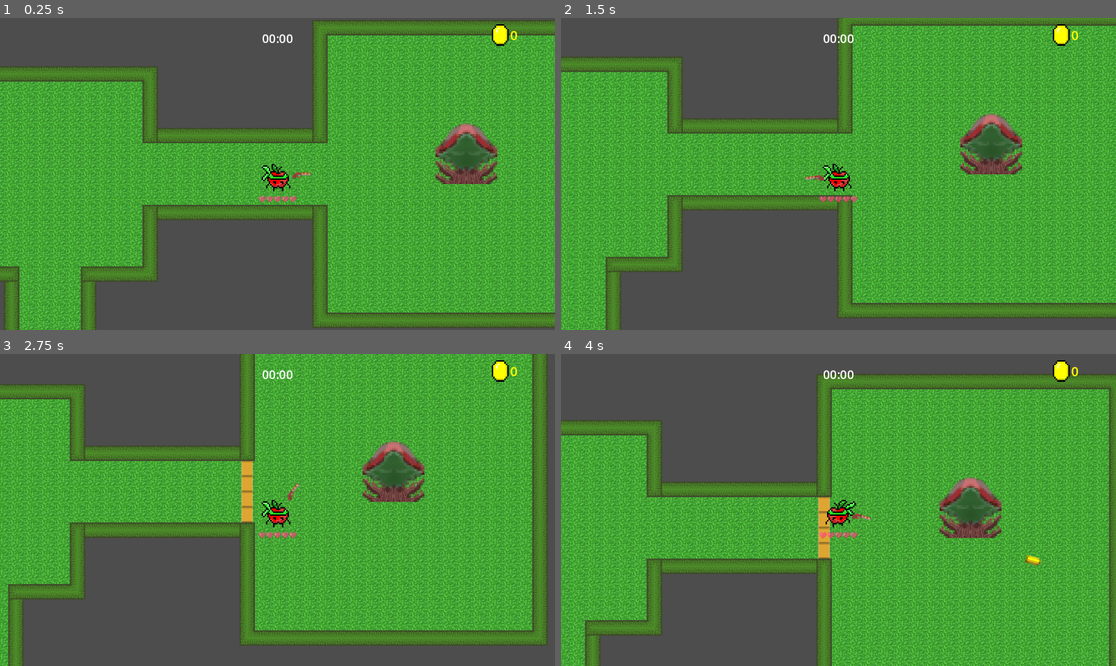
Above: before the commit, frames 1-4 (two rows, left to right).
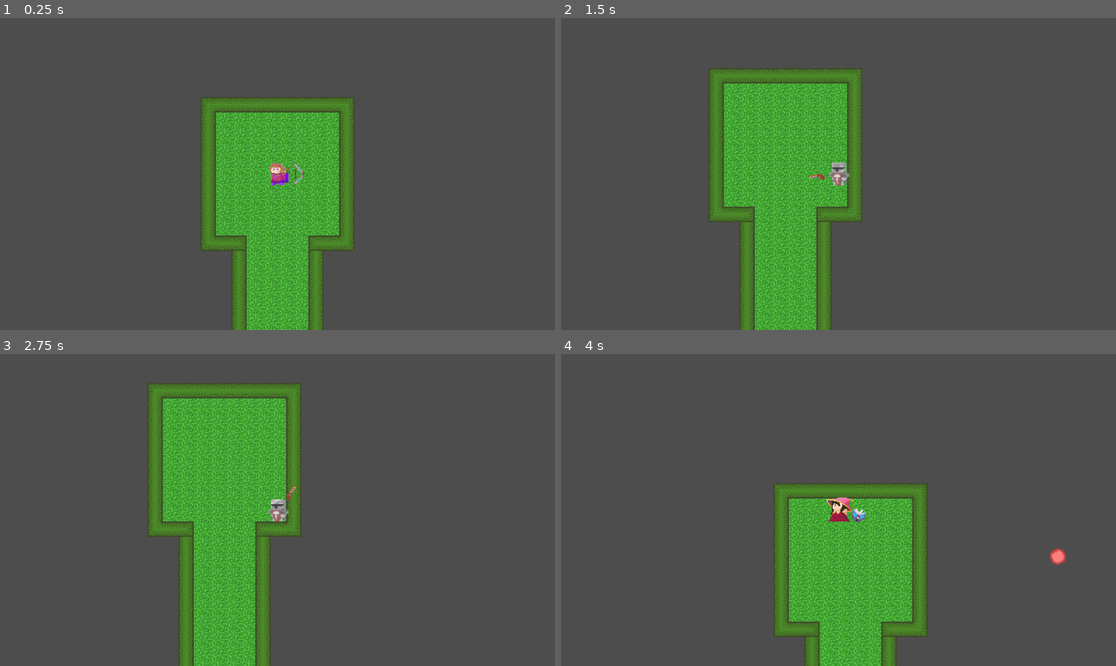
Above: after the commit, the same moments.

Repository: felixtjahyadi/halustudio
Game: Godot game, scene res://scenes/Map/Level/Level 2.tscn
Same seed, same stepped clock (60 frames per second), same inputs: the game is played once before the commit and once after it. This scene is started directly instead of the project's main scene. Sound files missing from this copy of the repository are replaced by a short silence.
Inputs (mouse positions are in pixels of both pictures, inside the frame that each line leads up to):
- Up to frame 1 (0.25 s): no input
- Up to frame 2 (1.5 s): move the mouse to (960, 158) at 0.52 s; hold D (right) 0.53-1.28 s; click (960, 158) at 0.6 s; move the mouse to (727, 189) at 1.27 s; hold S (down) from 1.28 s (still down); tap Q (swap) at 1.35 s
- Up to frame 3 (2.75 s): tap Enter at 2 s; move the mouse to (333, 441) at 2.02 s; release S (down) at 2.03 s; hold D (right) from 2.03 s (still down); click (333, 441) at 2.1 s
- Up to frame 4 (4 s): move the mouse to (810, 572) at 2.77 s; release D (right) at 2.78 s; hold W (up) 2.78-3.53 s; tap Q (swap) at 2.85 s; move the mouse to (1005, 556) at 3.52 s; hold A (left) from 3.53 s (still down); click (1005, 556) at 3.6 s

The runs differ from the first frame. In frame 1, 77% of the frame differs, in the area x 0-100%, y 0-100%; in frame 2, 80%; in frame 3, 75%; in frame 4, 67%.

Commit message:
fix: camera follow character and detect "player" group

Diff:
--- a/scenes/Enemy/Boss/CorruptedTreeGuardian.tscn
+++ b/scenes/Enemy/Boss/CorruptedTreeGuardian.tscn
@@ -77,6 +77,3 @@
 
 [node name="CollisionShapeD2" type="CollisionShape2D" parent="HurtBox"]
 shape = SubResource("CapsuleShape2D_8sr62")
-
-[node name="Camera2D" type="Camera2D" parent="."]
-visible = false
--- a/scenes/Map/Level/Level 1.tscn
+++ b/scenes/Map/Level/Level 1.tscn
@@ -1,13 +1,15 @@
-[gd_scene load_steps=9 format=3 uid="uid://c3d1ov44reo7d"]
+[gd_scene load_steps=11 format=3 uid="uid://c3d1ov44reo7d"]
 
 [ext_resource type="PackedScene" uid="uid://c0nuxoqqoqbde" path="res://scenes/Map/Room/1/1-1.tscn" id="1_ckb1b"]
 [ext_resource type="PackedScene" uid="uid://c3h8kyqjwwqi1" path="res://scenes/Map/Room/transition/TransitionH.tscn" id="1_qbtoq"]
 [ext_resource type="PackedScene" uid="uid://cpolnt1n00ra" path="res://scenes/Map/Room/transition/TransitionV.tscn" id="2_7lcrq"]
-[ext_resource type="PackedScene" uid="uid://bky7hirsru46f" path="res://scenes/Player/player.tscn" id="2_66q5u"]
 [ext_resource type="PackedScene" uid="uid://boh7xpne8v8n1" path="res://scenes/Map/Room/3/3-123.tscn" id="5_f6kvy"]
 [ext_resource type="PackedScene" uid="uid://bfvojt4y1ba3h" path="res://scenes/Map/Room/1/1-3.tscn" id="7_jioex"]
 [ext_resource type="PackedScene" uid="uid://bpksiove5g5iw" path="res://scenes/Map/Room/2/2-13.tscn" id="7_wn1tw"]
+[ext_resource type="PackedScene" uid="uid://drsoa466bigti" path="res://scenes/Player/three_characters.tscn" id="8_wp32q"]
 [ext_resource type="PackedScene" uid="uid://baed4td4m8wpf" path="res://scenes/Map/Room/1/3-0.tscn" id="8_y7tcb"]
+[ext_resource type="PackedScene" uid="uid://kxp25rllhgyv" path="res://scenes/Player/Archie.tscn" id="9_q15d3"]
+[ext_resource type="PackedScene" uid="uid://ddm87ipcchlfw" path="res://scenes/Player/Morin.tscn" id="10_bk0kd"]
 
 [node name="Level1" type="Node2D"]
 
@@ -43,4 +45,6 @@
 [node name="Room1" parent="Rooms" instance=ExtResource("8_y7tcb")]
 position = Vector2(1472, 896)
 
-[node name="Player" parent="." instance=ExtResource("2_66q5u")]
+[node name="ThreeCharacters" parent="." instance=ExtResource("8_wp32q")]
+character1 = ExtResource("9_q15d3")
+character2 = ExtResource("10_bk0kd")
--- a/scenes/Map/Level/Level 2.tscn
+++ b/scenes/Map/Level/Level 2.tscn
@@ -9,7 +9,9 @@
 [ext_resource type="PackedScene" uid="uid://c11p44s35a54q" path="res://scenes/Map/Room/2/3-03.tscn" id="7_c5sno"]
 [ext_resource type="PackedScene" uid="uid://ctht4y64lo5bd" path="res://scenes/Map/Room/3/2-123.tscn" id="8_caj7j"]
 [ext_resource type="PackedScene" uid="uid://cpqwg8bplrhyy" path="res://scenes/Map/Room/boss/3.tscn" id="9_1yxft"]
-[ext_resource type="PackedScene" uid="uid://bky7hirsru46f" path="res://scenes/Player/player.tscn" id="9_faksg"]
+[ext_resource type="PackedScene" uid="uid://drsoa466bigti" path="res://scenes/Player/three_characters.tscn" id="10_vm4bb"]
+[ext_resource type="PackedScene" uid="uid://kxp25rllhgyv" path="res://scenes/Player/Archie.tscn" id="11_203ud"]
+[ext_resource type="PackedScene" uid="uid://ddm87ipcchlfw" path="res://scenes/Player/Morin.tscn" id="12_4bjco"]
 
 [node name="Level1" type="Node2D"]
 
@@ -65,5 +67,6 @@
 lastRoom = true
 levelPath = "WinScreen"
 
-[node name="Player" parent="." instance=ExtResource("9_faksg")]
-position = Vector2(1288, 768)
+[node name="ThreeCharacters" parent="." instance=ExtResource("10_vm4bb")]
+character1 = ExtResource("11_203ud")
+character2 = ExtResource("12_4bjco")
--- a/scenes/Player/Archie.tscn
+++ b/scenes/Player/Archie.tscn
@@ -299,7 +299,6 @@
 texture_filter = 1
 sprite_frames = SubResource("SpriteFrames_vi1dm")
 animation = &"idle_left"
-frame = 3
 
 [node name="CollisionShape2D" type="CollisionShape2D" parent="."]
 shape = SubResource("CapsuleShape2D_xfye0")
@@ -336,4 +335,6 @@
 [node name="ShootSkill" parent="." instance=ExtResource("8_h0j7f")]
 projectile_scene = ExtResource("9_xplul")
 
+[node name="Camera2D" type="Camera2D" parent="."]
+
 [editable path="Weapon"]
--- a/scenes/Player/Morin.tscn
+++ b/scenes/Player/Morin.tscn
@@ -292,13 +292,14 @@
 radius = 3.0
 height = 16.0
 
-[node name="Morin" type="CharacterBody2D"]
+[node name="Morin" type="CharacterBody2D" groups=["player"]]
 script = ExtResource("1_jlina")
 
 [node name="AnimatedSprite2D" type="AnimatedSprite2D" parent="."]
 texture_filter = 1
 sprite_frames = SubResource("SpriteFrames_vi1dm")
 animation = &"idle_left"
+frame = 2
 
 [node name="CollisionShape2D" type="CollisionShape2D" parent="."]
 shape = SubResource("CapsuleShape2D_xfye0")
@@ -334,4 +335,6 @@
 [node name="ShootSkill" parent="." instance=ExtResource("8_xpdsv")]
 projectile_scene = ExtResource("9_gq6ev")
 
+[node name="Camera2D" type="Camera2D" parent="."]
+
 [editable path="Weapon"]
--- a/scenes/Player/Reina.tscn
+++ b/scenes/Player/Reina.tscn
@@ -290,7 +290,7 @@
 
 [sub_resource type="RectangleShape2D" id="RectangleShape2D_27e52"]
 
-[node name="Reina" type="CharacterBody2D"]
+[node name="Reina" type="CharacterBody2D" groups=["player"]]
 script = ExtResource("1_usv2g")
 
 [node name="AnimatedSprite2D" type="AnimatedSprite2D" parent="."]
@@ -332,4 +332,6 @@
 [node name="ShootSkill" parent="." instance=ExtResource("8_nuxm6")]
 projectile_scene = ExtResource("9_ys2g3")
 
+[node name="Camera2D" type="Camera2D" parent="."]
+
 [editable path="Weapon"]
--- a/scenes/Player/Wade.tscn
+++ b/scenes/Player/Wade.tscn
@@ -285,7 +285,7 @@
 states/Walk/position = Vector2(545, 98)
 transitions = ["Start", "Idle", SubResource("AnimationNodeStateMachineTransition_tn82u"), "Idle", "Walk", SubResource("AnimationNodeStateMachineTransition_2gf2b"), "Walk", "Idle", SubResource("AnimationNodeStateMachineTransition_0m662")]
 
-[node name="Wade" type="CharacterBody2D"]
+[node name="Wade" type="CharacterBody2D" groups=["player"]]
 script = ExtResource("1_6pyor")
 
 [node name="AnimatedSprite2D" type="AnimatedSprite2D" parent="."]
@@ -322,5 +322,7 @@
 [node name="CollisionShape2D" parent="Sword/Area2D" index="0"]
 position = Vector2(25.5, -2)
 
+[node name="Camera2D" type="Camera2D" parent="."]
+
 [editable path="Sword"]
 [editable path="Sword/Area2D"]
--- a/scenes/Player/player.tscn
+++ b/scenes/Player/player.tscn
@@ -9,7 +9,6 @@
 [ext_resource type="Texture2D" uid="uid://drj12skd22c7b" path="res://assets/Enemy/insuranceguy.png" id="6_s6ljq"]
 [ext_resource type="PackedScene" uid="uid://b0r0h3qbro2im" path="res://scenes/Skill/Shoot/shoot_skill.tscn" id="8_16uom"]
 [ext_resource type="PackedScene" uid="uid://otyaqrxusqei" path="res://scenes/Skill/Shoot/Projectile/bullet.tscn" id="9_h5qbh"]
-[ext_resource type="Texture2D" uid="uid://n8y0hk7tyohu" path="res://assets/Weapons/Gun.png" id="10_kl1rj"]
 
 [sub_resource type="AtlasTexture" id="AtlasTexture_w1jvf"]
 atlas = ExtResource("1_w788x")
@@ -113,7 +112,6 @@
 shape = SubResource("CircleShape2D_2rbc7")
 
 [node name="Grab" type="Area2D" parent="."]
-visible = false
 collision_layer = 0
 collision_mask = 8
 
@@ -123,7 +121,6 @@
 shape = SubResource("CircleShape2D_no48i")
 
 [node name="Collect" type="Area2D" parent="."]
-visible = false
 collision_layer = 0
 collision_mask = 8
 
@@ -277,17 +274,6 @@
 [node name="ShootSkill" parent="." instance=ExtResource("8_16uom")]
 projectile_scene = ExtResource("9_h5qbh")
 
-[node name="Gun" type="Node2D" parent="."]
-unique_name_in_owner = true
-
-[node name="Node2D" type="Node2D" parent="Gun"]
-
-[node name="Sprite2D" type="Sprite2D" parent="Gun/Node2D"]
-texture_filter = 1
-position = Vector2(16.6667, 0.333333)
-scale = Vector2(0.807292, 0.682292)
-texture = ExtResource("10_kl1rj")
-
 [connection signal="hurt" from="HurtBox" to="." method="_on_hurt_box_hurt"]
 [connection signal="timeout" from="Attack/JuiceBoxTimer" to="." method="_on_juice_box_timer_timeout"]
 [connection signal="timeout" from="Attack/JuiceBoxTimer/JuiceBoxAttackTimer" to="." method="_on_juice_box_attack_timer_timeout"]
--- a/scripts/Map/BossRoomLogic.gd
+++ b/scripts/Map/BossRoomLogic.gd
@@ -13,6 +13,6 @@
 		# TODO : remove this after endRoom in super() was deleted
 
 func _on_room_area_body_entered(body):
-	if _isRoomNotExplored and body.get_name() == "Player":
+	if _isRoomNotExplored and body.is_in_group("player"):
 		super(body)
 		boss.start_animation()
--- a/scripts/Map/Objects/Portal.gd
+++ b/scripts/Map/Objects/Portal.gd
@@ -11,5 +11,5 @@
 	#pass
 
 func _on_area_2d_body_entered(body):
-	if body.get_name() == "Player":
+	if body.is_in_group("player"):
 		get_tree().change_scene_to_file(global.LEVEL_PATH + levelPath + ".tscn")
--- a/scripts/Map/RoomLogic.gd
+++ b/scripts/Map/RoomLogic.gd
@@ -74,5 +74,5 @@
 		showPortal()
 
 func _on_room_area_body_entered(body):
-	if body.get_name() == "Player":
+	if body.is_in_group("player"):
 		startRoom()
Not shown: 1 places in scenes/Map/Level/Level 2.tscn that only renumber resources
Not shown: 1 places in scenes/Map/Objects/Portal.tscn that only renumber resources
Not shown: 1 places in scenes/Player/Archie.tscn that only renumber resources
Not shown: 1 places in scenes/Player/Morin.tscn that only renumber resources
Not shown: 1 places in scenes/Player/Reina.tscn that only renumber resources
Not shown: 1 places in scenes/Player/Wade.tscn that only renumber resources
Not shown: 1 places in scenes/Player/player.tscn that only renumber resources
Not shown: 1 places in scenes/Player/three_characters.tscn that only renumber resources
